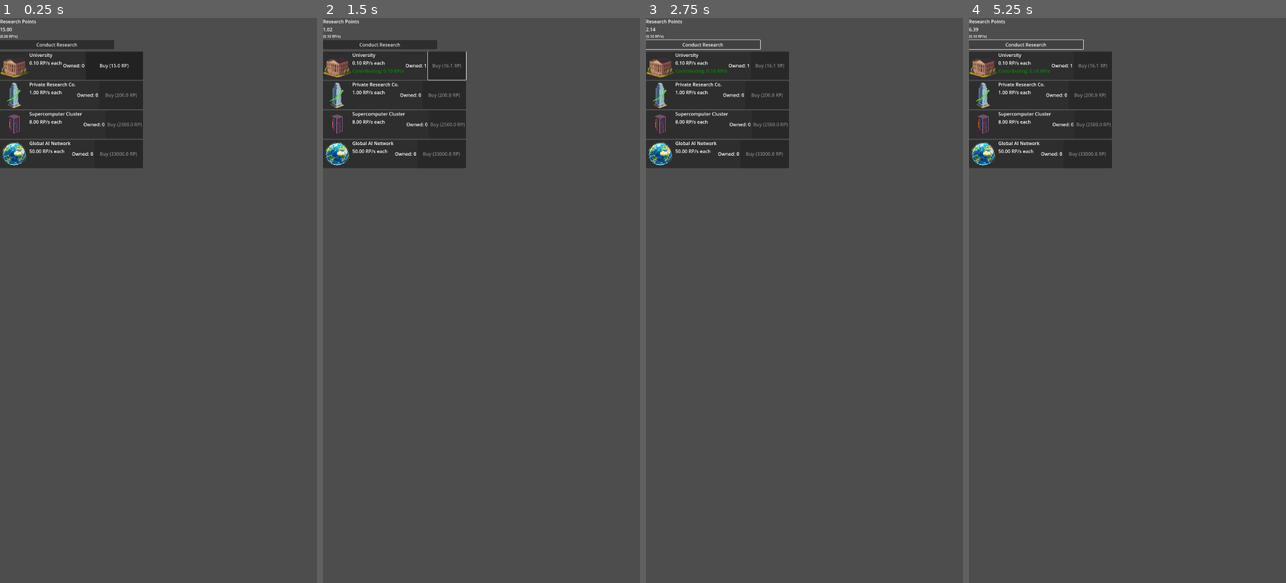
Above: before the commit, frames 1-4 (left to right).
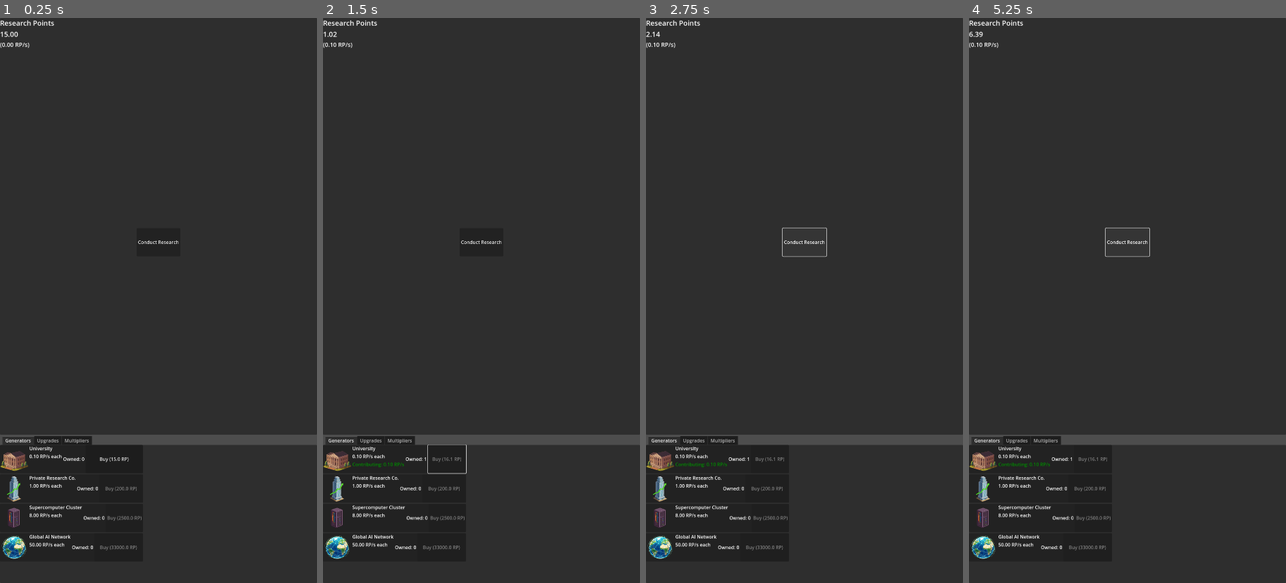
Above: after the commit, the same moments.

Repository: AMPerez04/space-exploration-game
Game: Godot game, scene res://main.tscn
The game is run twice, just before and just after one commit, with the same random seed, the same clock (stepped at 60 frames per second) and the same inputs.
Inputs:
- Up to frame 1 (0.25 s): no input
- Up to frame 2 (1.5 s): click "Conduct Research" at 0.5 s; click "Buy (15.0 RP)" at 1.25 s
- Up to frame 3 (2.75 s): click "Conduct Research" at 2 s
- Up to frame 4 (5.25 s): click "Conduct Research" at 2.75 s; tap Enter at 3.5, 5 s; tap Space at 4.25 s

The runs differ from the first frame. In frame 1, 90% of the frame differs, in the area x 0-100%, y 0-100%; in frame 2, 90%; in frame 3, 89%; in frame 4, 89%.

Commit message:
added tabs and added upgrades

Diff:
--- a/space-exploration-game/GameManager.gd
+++ b/space-exploration-game/GameManager.gd
@@ -22,6 +22,11 @@
     # We'll add Moon and Mars generators later
 }
 
+var purchased_upgrades: Dictionary = {}
+
+@export var all_upgrades: Array[UpgradeData]
+var _upgrade_data_map: Dictionary = {}
+
 ## An array to hold all our GeneratorData resources.
 ## We link them here in the Inspector.
 @export var all_generators: Array[GeneratorData]
@@ -36,6 +41,9 @@
         # NEW: Pre-sort the milestone arrays for efficient calculation later.
         if gen_data.multiplier_milestones:
             gen_data.multiplier_milestones.sort()
+
+    for upg_data in all_upgrades:
+        _upgrade_data_map[upg_data.id] = upg_data
 
     if not load_game():
         # ...then this must be a new game. Set up the initial state.
@@ -113,6 +121,14 @@
             # we haven't reached yet.
             break
 
+    for purchased_id in purchased_upgrades:
+        var upg_data: UpgradeData = _upgrade_data_map.get(purchased_id)
+        if not upg_data: continue
+
+        # Check if this upgrade applies to the current generator OR to "all"
+        if upg_data.target_generator_id == generator_id or upg_data.target_generator_id == "all":
+            total_multiplier *= upg_data.production_multiplier
+
     return total_multiplier
 
 # ... At the end of GameManager.gd ...
@@ -123,7 +139,7 @@
     var save_data = {
         "research_points": research_points,
         "owned_generators": owned_generators,
-        # CRUCIAL: Store the exact time of the save.
+        "purchased_upgrades": purchased_upgrades,
         "last_save_time": Time.get_unix_time_from_system()
     }
 
@@ -167,6 +183,7 @@
     # Use .get() with a default value for safety in case a key is missing.
     research_points = save_data.get("research_points", 0.0)
     owned_generators = save_data.get("owned_generators", {}) # Start with empty dict if missing
+    purchased_upgrades = save_data.get("purchased_upgrades", {})
     var last_save_time = save_data.get("last_save_time", 0)
 
     if last_save_time > 0:
@@ -192,3 +209,15 @@
 func _notification(what):
     if what == NOTIFICATION_WM_CLOSE_REQUEST or what == NOTIFICATION_APPLICATION_PAUSED:
         save_game()
+
+func buy_upgrade(upgrade_id: String):
+    var upg_data: UpgradeData = _upgrade_data_map.get(upgrade_id)
+    if not upg_data: return
+
+    # Check if already purchased or can't afford
+    if purchased_upgrades.has(upgrade_id) or research_points < upg_data.cost:
+        return
+
+    research_points -= upg_data.cost
+    purchased_upgrades[upgrade_id] = true
+    print("Purchased upgrade: ", upgrade_id)
--- /dev/null
+++ b/space-exploration-game/UpgradeData.gd
@@ -0,0 +1,24 @@
+# UpgradeData.gd
+class_name UpgradeData
+extends Resource
+
+## The unique ID for saving/loading (e.g., "university_curriculum_1").
+@export var id: String = ""
+
+## The name shown in the UI (e.g., "Improved Curriculum").
+@export var display_name: String = "New Upgrade"
+
+## A description of what the upgrade does.
+@export var description: String = "Describe the upgrade's effect."
+
+## The icon for the upgrade.
+@export var icon: Texture2D
+
+## How much RP this upgrade costs.
+@export var cost: float = 1000.0
+
+## The ID of the generator this affects. Use "all" for a global boost.
+@export var target_generator_id: String = ""
+
+## How much this upgrade multiplies the target's production (e.g., 2.0 for x2).
+@export var production_multiplier: float = 2.0
--- a/space-exploration-game/game_manager.tscn
+++ b/space-exploration-game/game_manager.tscn
@@ -1,12 +1,16 @@
-[gd_scene load_steps=7 format=3 uid="uid://c05snwxyrgd3r"]
+[gd_scene load_steps=10 format=3 uid="uid://c05snwxyrgd3r"]
 
 [ext_resource type="Script" uid="uid://berm1kdyu0q6l" path="res://GameManager.gd" id="1_70yv6"]
+[ext_resource type="Script" uid="uid://br32axswd8b10" path="res://UpgradeData.gd" id="2_gth8u"]
 [ext_resource type="Script" uid="uid://ckn3lbl6vcb0b" path="res://GeneratorData.gd" id="2_shwjl"]
+[ext_resource type="Resource" uid="uid://c4hgo62a5j3yt" path="res://upgrades/uni_upgrade_1.tres" id="3_dq8jp"]
 [ext_resource type="Resource" uid="uid://ddwql7qbr8wl" path="res://generators/university.tres" id="3_eakoi"]
 [ext_resource type="Resource" uid="uid://by3oxemgo34pg" path="res://generators/private_company.tres" id="4_8jrwq"]
+[ext_resource type="Resource" uid="uid://c624wxny530g1" path="res://upgrades/global_upgrade_1.tres" id="4_yawsv"]
 [ext_resource type="Resource" uid="uid://cxoyrat8bb4hg" path="res://generators/supercomputer_cluster.tres" id="5_gth8u"]
 [ext_resource type="Resource" uid="uid://cejn8dh35yvr1" path="res://generators/global_ai_network.tres.tres" id="6_dq8jp"]
 
 [node name="GameManager" type="Node"]
 script = ExtResource("1_70yv6")
+all_upgrades = Array[ExtResource("2_gth8u")]([ExtResource("3_dq8jp"), ExtResource("4_yawsv")])
 all_generators = Array[ExtResource("2_shwjl")]([ExtResource("3_eakoi"), ExtResource("4_8jrwq"), ExtResource("5_gth8u"), ExtResource("6_dq8jp")])
--- a/space-exploration-game/main.gd
+++ b/space-exploration-game/main.gd
@@ -1,10 +1,11 @@
 # main.gd
 extends Control
 
-@onready var rp_label: Label = $VBoxContainer/RPLabel
-@onready var rps_label: Label = $VBoxContainer/RPSLabel
-@onready var click_button: Button = $VBoxContainer/ClickButton
-@onready var generator_list: VBoxContainer = $ScrollContainer/GeneratorList
+@onready var rp_label: Label = $ScreenLayout/GameArea/VBoxContainer/RPLabel
+@onready var rps_label: Label = $ScreenLayout/GameArea/VBoxContainer/RPSLabel
+@onready var click_button: Button = $ScreenLayout/GameArea/VBoxContainer/ClickButton
+@onready var generator_list: VBoxContainer = $ScreenLayout/TabContainer/Generators/GeneratorList
+@onready var upgrade_list: VBoxContainer = $ScreenLayout/TabContainer/Upgrades/UpgradeList
 
 const OfflinePopupScene = preload("res://offline_progress_popup.tscn")
 var offline_popup
@@ -14,6 +15,8 @@
 
 # Preload the scene we'll be instancing.
 const GeneratorRowScene = preload("res://generator_row.tscn")
+const UpgradeRowScene = preload("res://upgrade_row.tscn")
+
 
 func _ready():
 	offline_popup = OfflinePopupScene.instantiate()
@@ -28,6 +31,7 @@
 
 	# Initial UI population
 	populate_generator_list()
+	populate_upgrades_list()
 	update_ui()
 
 func on_offline_progress(seconds, rp_earned):
@@ -48,6 +52,7 @@
 	if ui_update_timer >= UI_UPDATE_INTERVAL:
 		# If so, update the entire UI and reset the timer
 		update_ui()
+		update_upgrades_ui()
 		ui_update_timer = 0.0
 
 # This function runs once to create the UI rows.
@@ -85,3 +90,26 @@
 	GameManager.buy_generator(generator_id)
 	# After buying, immediately update the whole UI to reflect the new state.
 	update_ui()
+
+func populate_upgrades_list():
+	for upg_data in GameManager.all_upgrades:
+		var row = UpgradeRowScene.instantiate()
+		upgrade_list.add_child(row)
+		row.buy_pressed.connect(_on_upgrade_buy_pressed)
+
+func update_upgrades_ui():
+	var i = 0
+	for upg_data in GameManager.all_upgrades:
+		var row = upgrade_list.get_child(i)
+
+		# Hide upgrades that are already purchased
+		if GameManager.purchased_upgrades.has(upg_data.id):
+			row.hide()
+		else:
+			row.show()
+			var can_afford = GameManager.research_points >= upg_data.cost
+			row.set_data(upg_data, can_afford)
+		i += 1
+
+func _on_upgrade_buy_pressed(upgrade_id: String):
+	GameManager.buy_upgrade(upgrade_id)
--- a/space-exploration-game/main.tscn
+++ b/space-exploration-game/main.tscn
@@ -7,32 +7,62 @@
 anchors_preset = 0
 script = ExtResource("1_ig7tw")
 
-[node name="VBoxContainer" type="VBoxContainer" parent="."]
+[node name="ScreenLayout" type="VBoxContainer" parent="."]
 layout_mode = 0
-offset_right = 389.0
-offset_bottom = 100.0
+offset_right = 1080.0
+offset_bottom = 1920.0
 
-[node name="Label" type="Label" parent="VBoxContainer"]
+[node name="GameArea" type="PanelContainer" parent="ScreenLayout"]
 layout_mode = 2
+size_flags_vertical = 3
+
+[node name="VBoxContainer" type="VBoxContainer" parent="ScreenLayout/GameArea"]
+layout_mode = 2
+
+[node name="Label" type="Label" parent="ScreenLayout/GameArea/VBoxContainer"]
+layout_mode = 2
+theme_override_font_sizes/font_size = 24
 text = "Research Points"
 
-[node name="RPLabel" type="Label" parent="VBoxContainer"]
+[node name="RPLabel" type="Label" parent="ScreenLayout/GameArea/VBoxContainer"]
+layout_mode = 2
+theme_override_font_sizes/font_size = 24
+
+[node name="RPSLabel" type="Label" parent="ScreenLayout/GameArea/VBoxContainer"]
+layout_mode = 2
+theme_override_font_sizes/font_size = 20
+
+[node name="ClickButton" type="Button" parent="ScreenLayout/GameArea/VBoxContainer"]
+custom_minimum_size = Vector2(96, 96)
+layout_mode = 2
+size_flags_horizontal = 4
+size_flags_vertical = 6
+text = "Conduct Research"
+
+[node name="TabContainer" type="TabContainer" parent="ScreenLayout"]
+custom_minimum_size = Vector2(0, 500)
+layout_mode = 2
+current_tab = 0
+
+[node name="Generators" type="ScrollContainer" parent="ScreenLayout/TabContainer"]
+layout_mode = 2
+metadata/_tab_index = 0
+
+[node name="GeneratorList" type="VBoxContainer" parent="ScreenLayout/TabContainer/Generators"]
 layout_mode = 2
 
-[node name="RPSLabel" type="Label" parent="VBoxContainer"]
+[node name="Upgrades" type="ScrollContainer" parent="ScreenLayout/TabContainer"]
+visible = false
 layout_mode = 2
-theme_override_font_sizes/font_size = 12
+metadata/_tab_index = 1
 
-[node name="ClickButton" type="Button" parent="VBoxContainer"]
+[node name="UpgradeList" type="VBoxContainer" parent="ScreenLayout/TabContainer/Upgrades"]
 layout_mode = 2
-size_flags_vertical = 3
-text = "Conduct Research"
 
-[node name="ScrollContainer" type="ScrollContainer" parent="."]
+[node name="Multipliers" type="ScrollContainer" parent="ScreenLayout/TabContainer"]
+visible = false
 layout_mode = 2
-offset_top = 114.0
-offset_right = 1151.0
-offset_bottom = 649.0
+metadata/_tab_index = 2
 
-[node name="GeneratorList" type="VBoxContainer" parent="ScrollContainer"]
+[node name="MultiplierList" type="VBoxContainer" parent="ScreenLayout/TabContainer/Multipliers"]
 layout_mode = 2
--- a/space-exploration-game/offline_progress_popup.tscn
+++ b/space-exploration-game/offline_progress_popup.tscn
@@ -3,9 +3,8 @@
 [ext_resource type="Script" uid="uid://dtosohd6wcedj" path="res://offline_progress_popup.gd" id="1_5jitm"]
 
 [node name="OfflineProgressPopup" type="PanelContainer"]
-offset_left = 755.0
 offset_top = 100.0
-offset_right = 961.0
+offset_right = 1080.0
 offset_bottom = 158.0
 script = ExtResource("1_5jitm")
 
--- a/space-exploration-game/project.godot
+++ b/space-exploration-game/project.godot
@@ -23,6 +23,8 @@
 
 window/size/viewport_width=1080
 window/size/viewport_height=1920
+window/size/window_width_override=740
+window/size/window_height_override=1315
 window/stretch/mode="viewport"
 
 [rendering]
--- /dev/null
+++ b/space-exploration-game/upgrade_row.gd
@@ -0,0 +1,27 @@
+# upgrade_row.gd
+extends PanelContainer
+
+signal buy_pressed(upgrade_id)
+
+@onready var icon_rect: TextureRect = $HBoxContainer/IconRect
+@onready var name_label: Label = $HBoxContainer/VBoxContainer/NameLabel
+@onready var desc_label: Label = $HBoxContainer/VBoxContainer/DescLabel
+@onready var buy_button: Button = $HBoxContainer/BuyButton
+
+var upgrade_id: String
+
+func _ready():
+	buy_button.pressed.connect(on_buy_pressed)
+
+func set_data(upgrade_data: UpgradeData, can_afford: bool):
+	self.upgrade_id = upgrade_data.id
+
+	icon_rect.texture = upgrade_data.icon
+	name_label.text = upgrade_data.display_name
+	desc_label.text = upgrade_data.description
+
+	buy_button.text = "Buy (%.1f RP)" % upgrade_data.cost
+	buy_button.disabled = not can_afford
+
+func on_buy_pressed():
+	emit_signal("buy_pressed", self.upgrade_id)
--- /dev/null
+++ b/space-exploration-game/upgrade_row.tscn
@@ -0,0 +1,30 @@
+[gd_scene load_steps=2 format=3 uid="uid://dy1vg1xs58whh"]
+
+[ext_resource type="Script" uid="uid://uupbty2y3i7r" path="res://upgrade_row.gd" id="1_qp2g1"]
+
+[node name="UpgradeRow" type="PanelContainer"]
+offset_right = 263.0
+offset_bottom = 100.0
+script = ExtResource("1_qp2g1")
+
+[node name="HBoxContainer" type="HBoxContainer" parent="."]
+layout_mode = 2
+
+[node name="IconRect" type="TextureRect" parent="HBoxContainer"]
+custom_minimum_size = Vector2(96, 96)
+layout_mode = 2
+expand_mode = 1
+
+[node name="VBoxContainer" type="VBoxContainer" parent="HBoxContainer"]
+layout_mode = 2
+
+[node name="NameLabel" type="Label" parent="HBoxContainer/VBoxContainer"]
+layout_mode = 2
+
+[node name="DescLabel" type="Label" parent="HBoxContainer/VBoxContainer"]
+layout_mode = 2
+
+[node name="BuyButton" type="Button" parent="HBoxContainer"]
+layout_mode = 2
+size_flags_horizontal = 3
+text = "Buy"
--- /dev/null
+++ b/space-exploration-game/upgrades/global_upgrade_1.tres
@@ -0,0 +1,15 @@
+[gd_resource type="Resource" script_class="UpgradeData" load_steps=3 format=3 uid="uid://c624wxny530g1"]
+
+[ext_resource type="Script" uid="uid://br32axswd8b10" path="res://UpgradeData.gd" id="1_1evpx"]
+[ext_resource type="Texture2D" uid="uid://byhwc7hxxsepn" path="res://assets/synergy.png" id="1_fras7"]
+
+[resource]
+script = ExtResource("1_1evpx")
+id = "synergy_1"
+display_name = "Synergistic Research"
+description = "Increases the output of ALL generators by 10%."
+icon = ExtResource("1_fras7")
+cost = 50000.0
+target_generator_id = "all"
+production_multiplier = 1.1
+metadata/_custom_type_script = "uid://br32axswd8b10"
--- /dev/null
+++ b/space-exploration-game/upgrades/uni_upgrade_1.tres
@@ -0,0 +1,15 @@
+[gd_resource type="Resource" script_class="UpgradeData" load_steps=3 format=3 uid="uid://c4hgo62a5j3yt"]
+
+[ext_resource type="Script" uid="uid://br32axswd8b10" path="res://UpgradeData.gd" id="1_e2gpn"]
+[ext_resource type="Texture2D" uid="uid://dt3sw6358mndn" path="res://assets/university_curriculum.png" id="1_j5ne3"]
+
+[resource]
+script = ExtResource("1_e2gpn")
+id = "university_curriculum_1"
+display_name = "Improved Curriculum"
+description = "Doubles the output of all Universities."
+icon = ExtResource("1_j5ne3")
+cost = 5000.0
+target_generator_id = "university"
+production_multiplier = 2.0
+metadata/_custom_type_script = "uid://br32axswd8b10"
Not shown, added: space-exploration-game/UpgradeData.gd.uid
Binary file added: space-exploration-game/assets/synergy.png
Not shown, added: space-exploration-game/assets/synergy.png.import
Binary file added: space-exploration-game/assets/university_curriculum.png
Not shown, added: space-exploration-game/assets/university_curriculum.png.import
Not shown, added: space-exploration-game/upgrade_row.gd.uid
